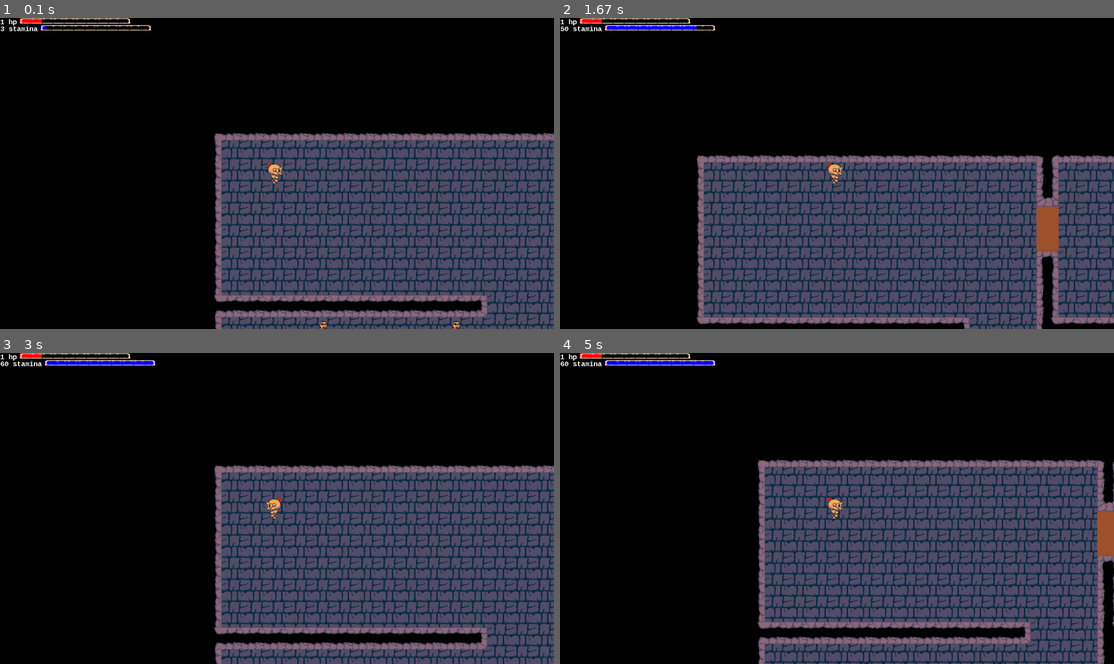
Above: before the commit, frames 1-4 (two rows, left to right).
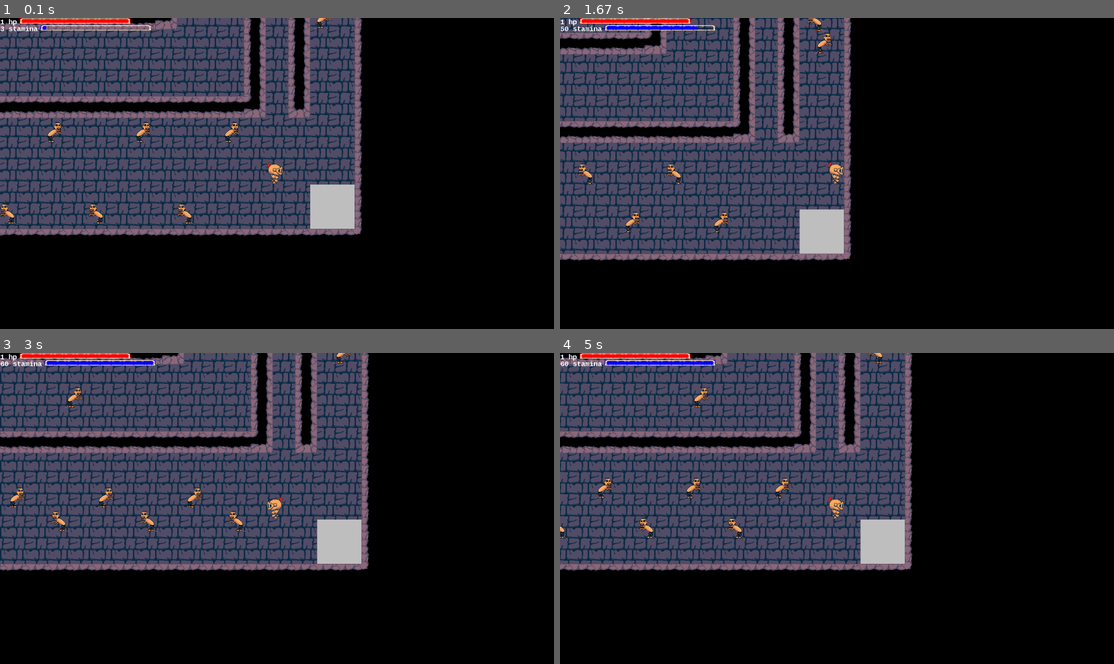
Above: after the commit, the same moments.

Repository: benedekhalaj/pygame-roguelike
Game: pygame game, started from play.py
The game is run twice, just before and just after one commit, with the same random seed, the same clock (stepped at 60 frames per second) and the same inputs.
Inputs:
- Up to frame 1 (0.1 s): no input
- Up to frame 2 (1.67 s): hold Right 0.33-0.8 s; hold Up 0.83-1.13 s; hold Right 1.17-1.63 s
- Up to frame 3 (3 s): hold Left 1.67-2.2 s; hold Down 2.23-2.53 s; hold Left 2.57-2.97 s
- Up to frame 4 (5 s): hold Up 3-3.37 s; hold Right 3.4-4.03 s; hold Down 4.07-4.43 s; hold Left 4.47-4.93 s; hold Right from 4.97 s (still down)

The runs differ from the first frame. In frame 1, 65% of the frame differs, in the area x 0-100%, y 0-100%; in frame 2, 65%; in frame 3, 68%; in frame 4, 68%.

Commit message:
NPC: Add Brain Collector NPC with Player interaction

Diff:
--- a/controller/main_controller.py
+++ b/controller/main_controller.py
@@ -53,5 +53,6 @@
             player_controller.control_player(objects)
             enemy_controller.control_enemy(objects)
             item_controller.control_item(objects)
+            npc_controller.control_npc(objects)
         view.display_everything(window, objects, pause)
     pygame.quit()
--- a/controller/npc_controller.py
+++ b/controller/npc_controller.py
@@ -1,2 +1,7 @@
 from view import view
 from model.npc import npc
+
+
+def control_npc(objects):
+    for npc in objects['npc']:
+        npc.talk_with_player(objects)
--- a/model/map/map.py
+++ b/model/map/map.py
@@ -2,6 +2,7 @@
 import model.enemy.enemy as enemy
 import model.item.item as items
 import model.player.player as player
+import model.npc.npc as npc
 
 
 LEVEL_1 = 'map.csv'
@@ -30,6 +31,7 @@
     keys_list = []
     door_list = []
     sword_list = []
+    npc_list = []
     for row_place, line in enumerate(text_map):
         for col_place, char in enumerate(line):
             y = ((row_place - player_position[1]) * character_height) + (screen_size[1] / 2 - character_height / 2)
@@ -40,10 +42,13 @@
 
             if character_name != 'Void':
                 floor_list.append(items.Floor(position, map_sign_dict["1"][1], colors))
+
             if character_name == "Player":
                 player_list.append(player.Player(position, file_path, colors, screen_size))
+
             elif "Wall" in character_name:
                 walls_list.append(items.Wall(position, file_path, colors))
+
             elif character_name == "Chest":
                 chests_list.append(items.Chest(position, file_path, colors))
             elif character_name == "Key":
@@ -52,6 +57,9 @@
                 potion_list.append(items.Health_Potion(position, file_path, colors))
             elif character_name == "Door":
                 door_list.append(items.Door(position, file_path, character_name, colors))
+            elif character_name == "Sword":
+                sword_list.append(items.Sword(position, file_path, character_name, colors))
+
             elif character_name == "Zombie_Right":
                 enemies_list.append(enemy.Zombie_Enemy(position, file_path, colors, ("right", 60)))
             elif character_name == "Zombie_Left":
@@ -64,8 +72,10 @@
             #     enemies_list.append(enemy.Eye_Enemy(position, file_path, colors))
             elif character_name == 'Shooter_Enemy':
                 enemies_list.append(enemy.Shooter_Enemy(position, file_path, colors))
-            elif character_name == "Sword":
-                sword_list.append(items.Sword(position, file_path, character_name, colors))
+
+            elif character_name == 'Brain_Collector_NPC':
+                npc_list.append(npc.Brain_Collector_NPC(position, colors))
+
     create_floor(floor_list)
 
     objects.update({"floor": floor_list,
@@ -73,7 +83,8 @@
                     "doors": door_list,
                     "items": chests_list + keys_list + sword_list + potion_list,
                     "enemies": enemies_list,
-                    "player": player_list
+                    "player": player_list,
+                    "npc": npc_list
                     })
     return objects
 
--- a/model/map/map_file/map.csv
+++ b/model/map/map_file/map.csv
@@ -1,6 +1,6 @@
 -1,-1,-1,-1,-1,-1,-1,-1,-1,-1,-1,-1,-1,-1,-1,-1,-1,-1,-1,-1,-1,-1,9,3,3,3,3,3,3,3,3,3,3,3,3,3,3,3,33,3,3,3,3,3,8
 -1,-1,-1,-1,-1,-1,-1,-1,-1,-1,-1,-1,-1,-1,-1,-1,-1,-1,-1,-1,-1,-1,5,1,1,1,1,1,1,1,1,1,1,1,1,1,1,1,14,1,1,1,1,1,4
--1,-1,-1,-1,-1,-1,-1,-1,-1,-1,-1,-1,-1,-1,-1,-1,-1,-1,-1,-1,-1,-1,5,1,1,0,1,1,1,1,1,1,1,1,1,1,1,1,15,1,1,1,1,1,4
+-1,-1,-1,-1,-1,-1,-1,-1,-1,-1,-1,-1,-1,-1,-1,-1,-1,-1,-1,-1,-1,-1,5,1,1,1,1,1,1,1,1,1,1,1,1,1,1,1,15,1,1,1,1,1,4
 -1,-1,-1,-1,-1,-1,-1,-1,-1,-1,-1,-1,-1,-1,-1,-1,-1,-1,-1,-1,-1,-1,5,1,1,1,1,1,1,1,1,1,1,1,1,1,1,1,46,1,1,1,1,1,4
 -1,-1,-1,-1,-1,-1,-1,-1,-1,-1,-1,-1,-1,-1,-1,-1,-1,-1,-1,-1,-1,-1,5,1,1,1,1,1,1,1,1,1,1,1,1,1,1,1,1,1,1,1,1,1,4
 -1,-1,-1,-1,-1,-1,-1,-1,-1,-1,-1,-1,-1,-1,-1,-1,-1,-1,-1,-1,-1,-1,5,1,1,1,1,1,1,1,1,1,1,1,1,1,1,1,13,1,1,1,1,1,4
@@ -34,7 +34,7 @@
 -1,-1,-1,-1,-1,-1,-1,-1,-1,-1,-1,-1,-1,-1,-1,5,1,1,1,10,11,11,11,11,11,11,11,11,11,11,11,11,11,22,1,15,1,1,4,-1,-1,-1,-1,-1,-1
 -1,-1,-1,-1,-1,-1,-1,-1,-1,-1,-1,-1,-1,-1,-1,5,1,1,1,1,43,1,1,1,43,1,1,1,43,1,1,1,43,1,1,1,1,1,4,-1,-1,-1,-1,-1,-1
 -1,-1,-1,-1,-1,-1,-1,-1,-1,-1,-1,-1,-1,-1,-1,5,1,1,1,1,1,1,1,1,1,1,1,1,1,1,1,1,1,1,1,1,1,1,4,-1,-1,-1,-1,-1,-1
+-1,-1,-1,-1,-1,-1,-1,-1,-1,-1,-1,-1,-1,-1,-1,5,1,1,1,1,1,1,1,1,1,1,1,1,1,1,1,1,1,1,0,1,1,1,4,-1,-1,-1,-1,-1,-1
 -1,-1,-1,-1,-1,-1,-1,-1,-1,-1,-1,-1,-1,-1,-1,5,1,1,1,1,1,1,1,1,1,1,1,1,1,1,1,1,1,1,1,1,1,1,4,-1,-1,-1,-1,-1,-1
--1,-1,-1,-1,-1,-1,-1,-1,-1,-1,-1,-1,-1,-1,-1,5,1,1,1,1,1,1,1,1,1,1,1,1,1,1,1,1,1,1,1,1,1,1,4,-1,-1,-1,-1,-1,-1
--1,-1,-1,-1,-1,-1,-1,-1,-1,-1,-1,-1,-1,-1,-1,5,1,1,1,1,1,1,42,1,1,1,42,1,1,1,42,1,1,1,1,1,1,1,4,-1,-1,-1,-1,-1,-1
+-1,-1,-1,-1,-1,-1,-1,-1,-1,-1,-1,-1,-1,-1,-1,5,1,1,1,1,1,1,42,1,1,1,42,1,1,1,42,1,1,1,1,1,1,53,4,-1,-1,-1,-1,-1,-1
 -1,-1,-1,-1,-1,-1,-1,-1,-1,-1,-1,-1,-1,-1,-1,7,2,2,2,2,2,2,2,2,2,2,2,2,2,2,2,2,2,2,2,2,2,2,6,-1,-1,-1,-1,-1,-1
--- a/model/map/map_file/map.tmx
+++ b/model/map/map_file/map.tmx
@@ -8,7 +8,7 @@
   <data encoding="csv">
 0,0,0,0,0,0,0,0,0,0,0,0,0,0,0,0,0,0,0,0,0,0,10,4,4,4,4,4,4,4,4,4,4,4,4,4,4,4,34,4,4,4,4,4,9,
 0,0,0,0,0,0,0,0,0,0,0,0,0,0,0,0,0,0,0,0,0,0,6,2,2,2,2,2,2,2,2,2,2,2,2,2,2,2,15,2,2,2,2,2,5,
-0,0,0,0,0,0,0,0,0,0,0,0,0,0,0,0,0,0,0,0,0,0,6,2,2,1,2,2,2,2,2,2,2,2,2,2,2,2,16,2,2,2,2,2,5,
+0,0,0,0,0,0,0,0,0,0,0,0,0,0,0,0,0,0,0,0,0,0,6,2,2,2,2,2,2,2,2,2,2,2,2,2,2,2,16,2,2,2,2,2,5,
 0,0,0,0,0,0,0,0,0,0,0,0,0,0,0,0,0,0,0,0,0,0,6,2,2,2,2,2,2,2,2,2,2,2,2,2,2,2,47,2,2,2,2,2,5,
 0,0,0,0,0,0,0,0,0,0,0,0,0,0,0,0,0,0,0,0,0,0,6,2,2,2,2,2,2,2,2,2,2,2,2,2,2,2,2,2,2,2,2,2,5,
 0,0,0,0,0,0,0,0,0,0,0,0,0,0,0,0,0,0,0,0,0,0,6,2,2,2,2,2,2,2,2,2,2,2,2,2,2,2,14,2,2,2,2,2,5,
@@ -42,9 +42,9 @@
 0,0,0,0,0,0,0,0,0,0,0,0,0,0,0,6,2,2,2,11,12,12,12,12,12,12,12,12,12,12,12,12,12,23,2,16,2,2,5,0,0,0,0,0,0,
 0,0,0,0,0,0,0,0,0,0,0,0,0,0,0,6,2,2,2,2,44,2,2,2,44,2,2,2,44,2,2,2,44,2,2,2,2,2,5,0,0,0,0,0,0,
 0,0,0,0,0,0,0,0,0,0,0,0,0,0,0,6,2,2,2,2,2,2,2,2,2,2,2,2,2,2,2,2,2,2,2,2,2,2,5,0,0,0,0,0,0,
+0,0,0,0,0,0,0,0,0,0,0,0,0,0,0,6,2,2,2,2,2,2,2,2,2,2,2,2,2,2,2,2,2,2,1,2,2,2,5,0,0,0,0,0,0,
 0,0,0,0,0,0,0,0,0,0,0,0,0,0,0,6,2,2,2,2,2,2,2,2,2,2,2,2,2,2,2,2,2,2,2,2,2,2,5,0,0,0,0,0,0,
-0,0,0,0,0,0,0,0,0,0,0,0,0,0,0,6,2,2,2,2,2,2,2,2,2,2,2,2,2,2,2,2,2,2,2,2,2,2,5,0,0,0,0,0,0,
-0,0,0,0,0,0,0,0,0,0,0,0,0,0,0,6,2,2,2,2,2,2,43,2,2,2,43,2,2,2,43,2,2,2,2,2,2,2,5,0,0,0,0,0,0,
+0,0,0,0,0,0,0,0,0,0,0,0,0,0,0,6,2,2,2,2,2,2,43,2,2,2,43,2,2,2,43,2,2,2,2,2,2,54,5,0,0,0,0,0,0,
 0,0,0,0,0,0,0,0,0,0,0,0,0,0,0,8,3,3,3,3,3,3,3,3,3,3,3,3,3,3,3,3,3,3,3,3,3,3,7,0,0,0,0,0,0
 </data>
  </layer>
--- a/model/map/map_file/map_description.csv
+++ b/model/map/map_file/map_description.csv
@@ -56,3 +56,5 @@
 48:	Sword:	model/map/textures/items/shortsword.png
 49:	Health_Potion:	model/map/textures/items/health_potion.png
 50 :	Special_Key:	model/map/textures/items/key2.png
+------------------------ NPCS
+53:	Brain_Collector_NPC:	Brain_Collector_NPC
--- a/model/npc/npc.py
+++ b/model/npc/npc.py
@@ -1,2 +1,37 @@
 from model import data_manager
 import pygame
+
+
+class Brain_Collector_NPC():
+    def __init__(self, position, colors):
+        self.type = 'brain_collector'
+        self.rect = pygame.Rect(position[0] - 64, position[1] - 64, 128, 128)
+        self.color = colors.GREY
+        self.texture = None
+        self.brain_expectation = 1
+
+        self.talking_in_progress = False
+        self.has_mission = True
+
+        self.visible = True
+
+    def talk_with_player(self, objects):
+        player = objects['player'][0]
+        if self.has_mission:
+            if self.rect.colliderect(player.rect):
+                if not self.talking_in_progress:
+                    if player.inventory.brains < self.brain_expectation:
+                        print('Hello Dear! It seems like you haven\'t yet gathered all of the brains.')
+                        print(f'{self.brain_expectation - player.inventory.brains} more to go!')
+                        self.talking_in_progress = True
+                    else:
+                        self.has_mission = False
+                        player.inventory.brains = 0
+                        player.max_health += 1
+                        player.health = player.max_health
+                        print(f'Brains: {player.inventory.brains}')
+                        print('Wow! You gathered all the brains I need!')
+                        print('As a reward, I increase your maximum health by 1')
+
+            else:
+                self.talking_in_progress = False
--- a/model/player/player.py
+++ b/model/player/player.py
@@ -47,7 +47,7 @@
         self.attack_duration = 12
         self.sword = Sword((self.rect.x + self.rect.width, self.rect.y, self.rect.width, self.rect.height), colors, self.attack_duration)
 
-        self.max_health = 5
+        self.max_health = 1
         self.health = 1
         self.stat = Stat(colors, screen_size, (self.health, self.max_health, self.stamina, self.stamina_limit))
         self.visible = True
@@ -396,7 +396,7 @@
 
 class Sword():
     def __init__(self, position: tuple, colors: object, attack_duration):
-        self.exist = False
+        self.exist = True
         self.projectile_knockback = False
 
         self.texture = None
Binary file added: model/map/map_file/spritesheets/0508_brain_collector_npc.png
Binary file changed: model/map/map_file/spritesheets/map_spritesheet.png
